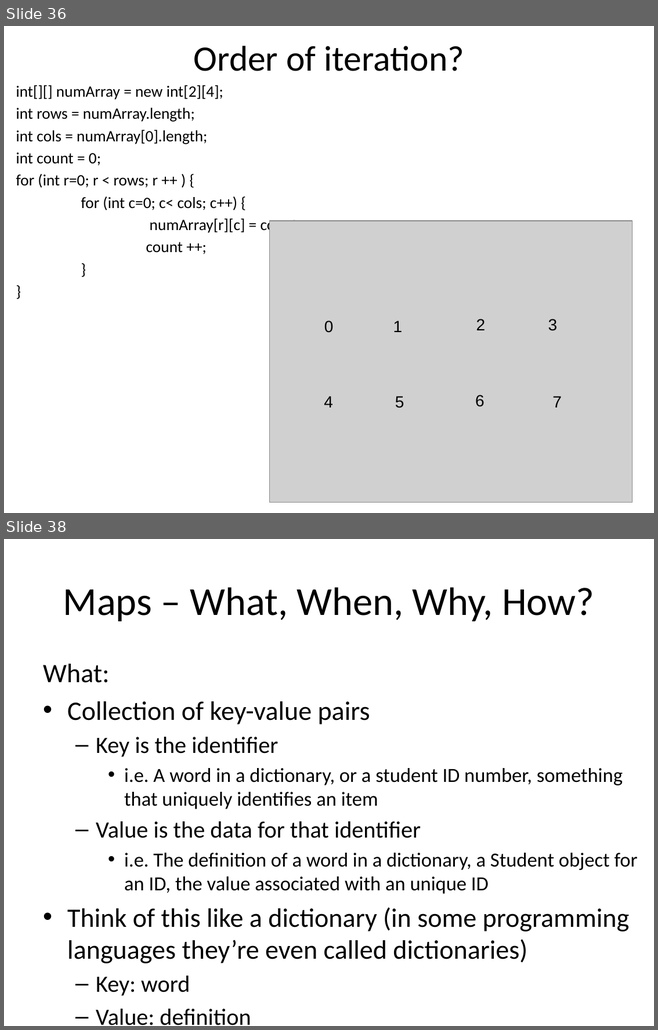
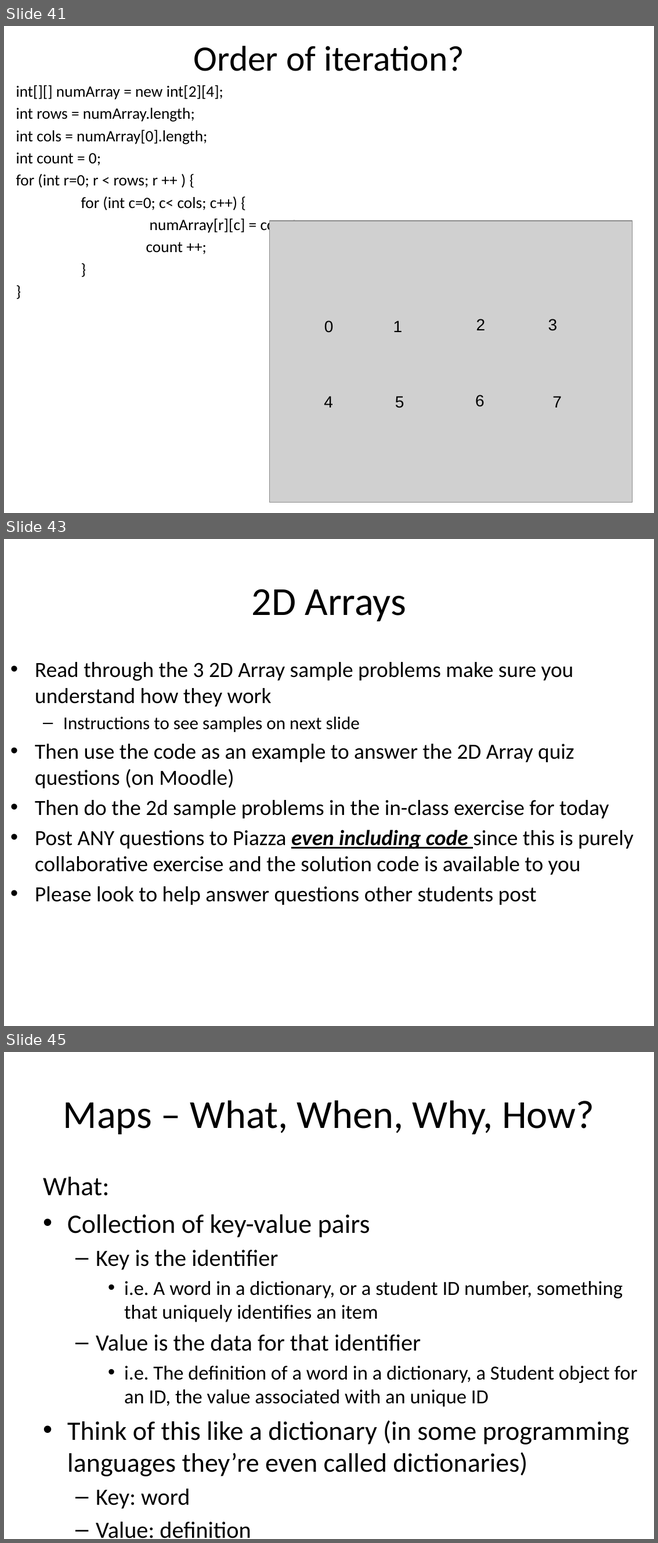
Before and after one commit to RHIT-CSSE/csse220, a slide deck: ClassMaterials/2DArraysAndMaps/Slides/2D Arrays and Maps.pptx. Shown one above the other, each under a label of ours: slides 36 and 38 before the commit, slides 41, 43 and 45 after it; the slides between them are not shown. The pictures are 658x1030 and 658x1543 pixels, drawn with LibreOffice and Linux fonts; fonts in the diff are those of the drawing; grey boxes stand for pictures. Boxes give left, top, right and bottom in pixels: in the first picture for what was removed or moved away, otherwise in the second. Text is boxed around its words. In the diff, an @@ line names an element or a change of style, - is before the commit and + after.

```diff
--- a/ClassMaterials/2DArraysAndMaps/Slides/2D Arrays and Maps.pptx
+++ b/ClassMaterials/2DArraysAndMaps/Slides/2D Arrays and Maps.pptx
@@ slide 43 added at (4, 539, 654, 1026), background #FFFFFF @@
@@ title added at (251, 589, 407, 621), 44 pt, text #000000 @@
+2D Arrays
@@ text added at (35, 662, 633, 905), 24 pt, text #000000 @@
+• Read through the 3 2D Array sample problems make sure you understand how they work
+  – Instructions to see samples on next slide
+• Then use the code as an example to answer the 2D Array quiz questions (on Moodle)
+• Then do the 2d sample problems in the in-class exercise for today
+• Post ANY questions to Piazza even including code since this is purely collaborative exercise and the solution code is available to you
+• Please look to help answer questions other students post
@@ what was slide 36 is now slide 41 @@
@@ what was slide 38 is now slide 45 @@
```
Also in this commit, not shown: 6 slides changed, 9 other slides added, 1 slide removed.
